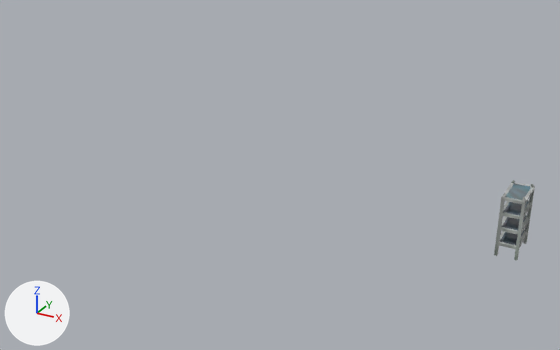
One commit to the FBX model ImporterExporterFBXexporter/FBXexporter/Shelf.fbx: the scene before it, then after it.
Before and after are seen from a 50 mm lens placed at (0.1791, -0.1718, 0.0919), pointed at (0.0828, 0.0034, 0.0043). The lights are fixed; the arrows at lower left show +X, +Y and +Z.

The first picture shows 'Shelf'.
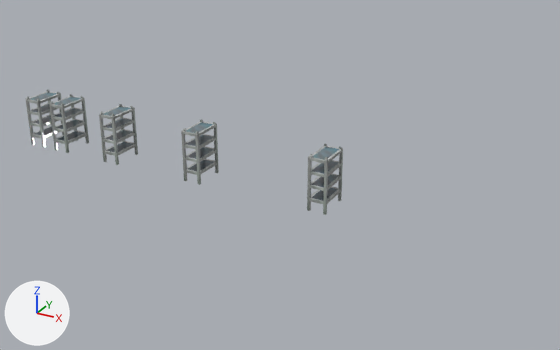
Location of each change, [x1, y1, x2, y2] in pixels of the pictures (560 x 350 px):
```json
{"object": "Shelf", "change": "moved", "before": [494, 180, 535, 260], "after": [26, 90, 64, 147]}
{"object": "thing4", "change": "added", "after": [307, 144, 343, 215]}
{"object": "thing3", "change": "added", "after": [181, 120, 219, 185]}
{"object": "thing2", "change": "added", "after": [99, 104, 138, 165]}
{"object": "thing1", "change": "added", "after": [49, 94, 89, 153]}
```

Edits to the scene script, one JSON object a line:
```json
{"op": "set", "path": "ob_shelf.location", "old": "(0.15, 0.0, 0.0)", "new": "(0.0, 0.0, 0.0)"}
{"op": "add", "block": "ob_thing2", "code": ["ob_thing2 = bpy.data.objects.new('thing2', me_mesh)", "ob_thing2.parent = ob_thing1", "ob_thing2.location = (2.0, 0.0, 0.0)"]}
{"op": "add", "block": "ob_thing1", "code": ["ob_thing1 = bpy.data.objects.new('thing1', me_mesh)", "ob_thing1.parent = ob_shelf", "ob_thing1.location = (1.0, 0.0, 0.0)"]}
{"op": "add", "block": "ob_thing4", "code": ["ob_thing4 = bpy.data.objects.new('thing4', me_mesh)", "ob_thing4.parent = ob_thing3", "ob_thing4.location = (4.0, 0.0, 0.0)"]}
{"op": "add", "block": "ob_thing3", "code": ["ob_thing3 = bpy.data.objects.new('thing3', me_mesh)", "ob_thing3.parent = ob_thing2", "ob_thing3.location = (3.0, 0.0, 0.0)"]}
```
